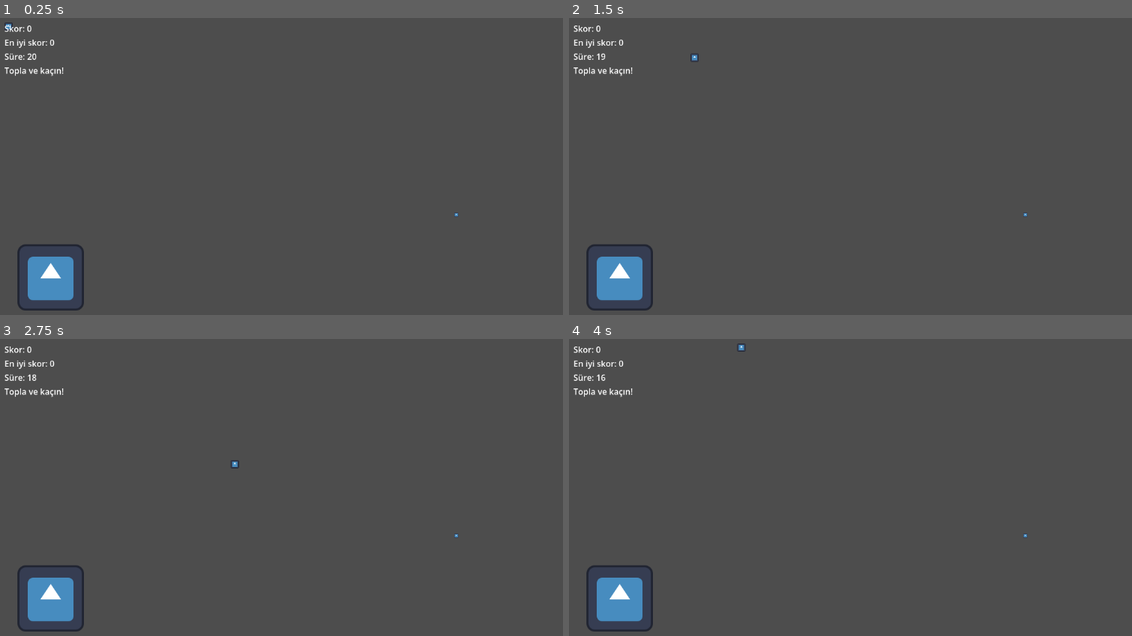
Above: before the commit, frames 1-4 (two rows, left to right).
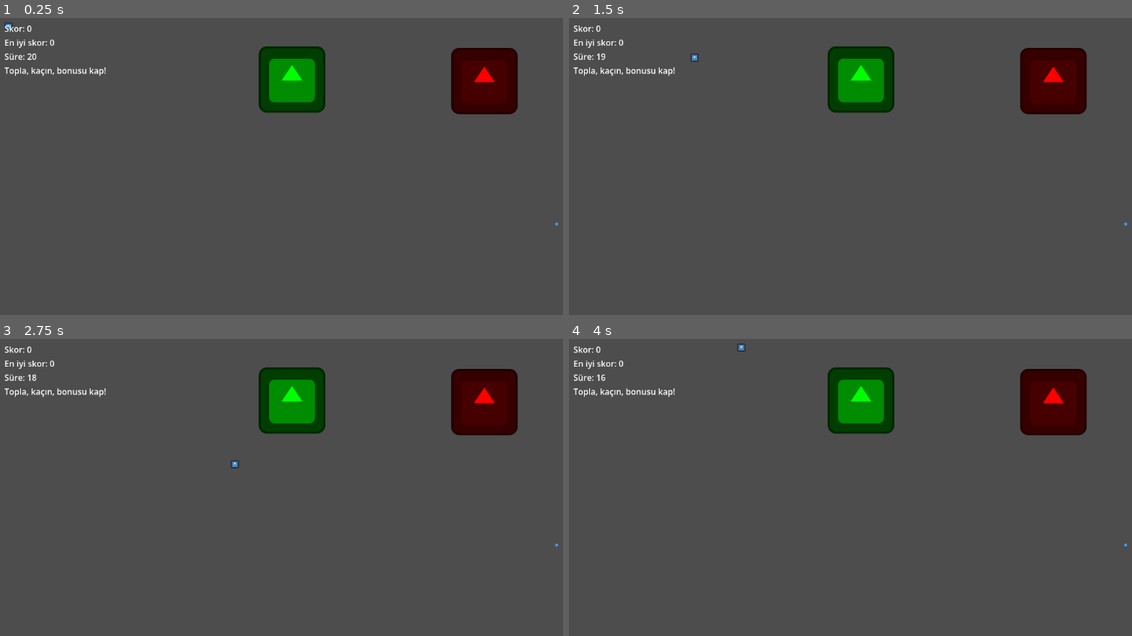
Above: after the commit, the same moments.

Repository: kilicaslanyusuf/week-01-button-test
Game: Godot game, scene res://collector_game.tscn
The game is run twice, just before and just after one commit, with the same random seed, the same clock (stepped at 60 frames per second) and the same inputs. This scene is started directly instead of the project's main scene. The engine's default icon, where the game draws it, is replaced by a stand-in: a white triangle on a blue panel in a dark square.
Inputs:
- Up to frame 1 (0.25 s): no input
- Up to frame 2 (1.5 s): tap Enter (ui_accept) at 0.5, 0.6, 0.77, 1.07, 1.35 s; hold Right (ui_right) 0.53-1.28 s; hold Down (ui_down) from 1.28 s (still down)
- Up to frame 3 (2.75 s): tap Enter (ui_accept) at 1.52, 1.82, 2, 2.1 s; release Down (ui_down) at 2.03 s; hold Right (ui_right) from 2.03 s (still down)
- Up to frame 4 (4 s): tap Enter (ui_accept) at 2.75, 2.85, 3.02, 3.32, 3.6, 3.77 s; release Right (ui_right) at 2.78 s; hold Up (ui_up) 2.78-3.53 s; hold Left (ui_left) from 3.53 s (still down)

The runs differ from the first frame. In frame 1, 7.0% of the frame differs, in the area x 3-100%, y 9-99%; in frame 2, 7.0%; in frame 3, 7.0%; in frame 4, 7.0%.

Commit message:
Add bonus item and improve spawn separation

Diff:
--- a/collector_game.tscn
+++ b/collector_game.tscn
@@ -12,6 +12,9 @@
 
 [sub_resource type="CircleShape2D" id="CircleShape2D_iik1f"]
 radius = 16.0
+
+[sub_resource type="CircleShape2D" id="CircleShape2D_750j1"]
+radius = 14.0
 
 [node name="Game" type="Node2D" unique_id=51051188]
 script = ExtResource("1_iik1f")
@@ -65,10 +68,20 @@
 [node name="Hazard" type="Area2D" parent="." unique_id=1562727753]
 
 [node name="HazardSprite" type="Sprite2D" parent="Hazard" unique_id=1090380856]
+modulate = Color(1, 0, 0, 1)
 texture = ExtResource("2_iik1f")
 
 [node name="CollisionShape2D" type="CollisionShape2D" parent="Hazard" unique_id=788609504]
 shape = SubResource("CircleShape2D_iik1f")
 
+[node name="Bonus" type="Area2D" parent="." unique_id=692629138]
+
+[node name="BonusSprite" type="Sprite2D" parent="Bonus" unique_id=1740624563]
+modulate = Color(0, 1, 0, 1)
+texture = ExtResource("2_iik1f")
+
+[node name="CollisionShape2D" type="CollisionShape2D" parent="Bonus" unique_id=913914036]
+shape = SubResource("CircleShape2D_750j1")
+
 [connection signal="timeout" from="GameTimer" to="." method="_on_game_timer_timeout"]
 [connection signal="body_entered" from="Collectible" to="." method="_on_collectible_body_entered"]
--- a/game.gd
+++ b/game.gd
@@ -14,6 +14,7 @@
 @onready var player = $Player
 @onready var collectible = $Collectible
 @onready var hazard = $Hazard
+@onready var bonus = $Bonus
 @onready var game_timer = $GameTimer
 
 func _ready():
@@ -24,9 +25,12 @@
 	score = 0
 	time_left = 20
 	game_active = true
-	status_label.text = "Topla ve kaçın!"
-	move_collectible()
-	move_hazard()
+	status_label.text = "Topla, kaçın, bonusu kap!"
+
+	move_collectible([])
+	move_hazard([collectible.global_position])
+	move_bonus([collectible.global_position, hazard.global_position])
+
 	update_ui()
 	game_timer.start()
 
@@ -34,6 +38,7 @@
 	if game_active:
 		check_collect()
 		check_hazard()
+		check_bonus()
 
 	if Input.is_action_just_pressed("ui_accept") and not game_active:
 		start_new_game()
@@ -43,19 +48,35 @@
 	best_score_label.text = "En iyi skor: %d" % best_score
 	time_label.text = "Süre: %d" % time_left
 
-func move_collectible():
+func get_safe_random_position(excluded_positions: Array, min_distance: float) -> Vector2:
 	var size = get_viewport_rect().size
-	collectible.global_position = Vector2(
-		rng.randi_range(40, int(size.x) - 40),
-		rng.randi_range(40, int(size.y) - 40)
-	)
 
-func move_hazard():
-	var size = get_viewport_rect().size
-	hazard.global_position = Vector2(
-		rng.randi_range(40, int(size.x) - 40),
-		rng.randi_range(40, int(size.y) - 40)
-	)
+	for i in range(200):
+		var candidate = Vector2(
+			rng.randi_range(80, int(size.x) - 80),
+			rng.randi_range(80, int(size.y) - 80)
+		)
+
+		var valid = true
+
+		for pos in excluded_positions:
+			if candidate.distance_to(pos) < min_distance:
+				valid = false
+				break
+
+		if valid:
+			return candidate
+
+	return Vector2(200, 200)
+
+func move_collectible(excluded_positions: Array = []):
+	collectible.global_position = get_safe_random_position(excluded_positions, 140.0)
+
+func move_hazard(excluded_positions: Array = []):
+	hazard.global_position = get_safe_random_position(excluded_positions, 140.0)
+
+func move_bonus(excluded_positions: Array = []):
+	bonus.global_position = get_safe_random_position(excluded_positions, 140.0)
 
 func check_collect():
 	if player.global_position.distance_to(collectible.global_position) < 25:
@@ -66,7 +87,7 @@
 
 		status_label.text = "Topladın!"
 		update_ui()
-		move_collectible()
+		move_collectible([hazard.global_position, bonus.global_position])
 
 func check_hazard():
 	if player.global_position.distance_to(hazard.global_position) < 28:
@@ -77,10 +98,17 @@
 
 		status_label.text = "Çarptın! -3 saniye"
 		update_ui()
-		move_hazard()
+		move_hazard([collectible.global_position, bonus.global_position])
 
 		if time_left <= 0:
 			finish_game()
+
+func check_bonus():
+	if player.global_position.distance_to(bonus.global_position) < 25:
+		time_left+=2
+		status_label.text="Bonus! +2 saniye"
+		update_ui()
+		move_bonus([collectible.global_position, hazard.global_position])
 
 func _on_game_timer_timeout():
 	if not game_active:
